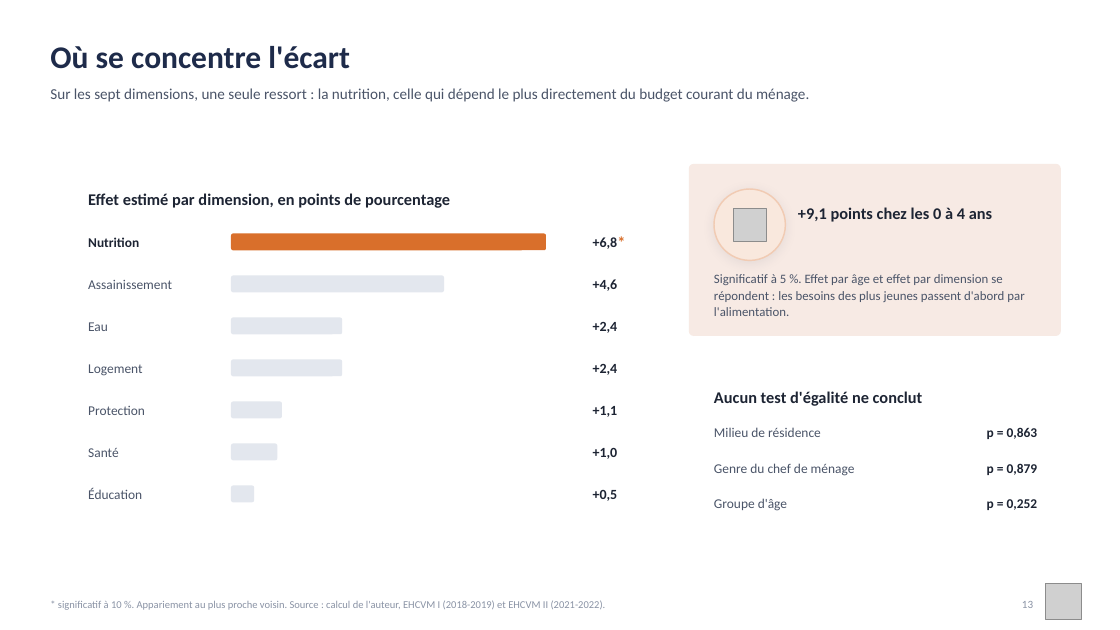
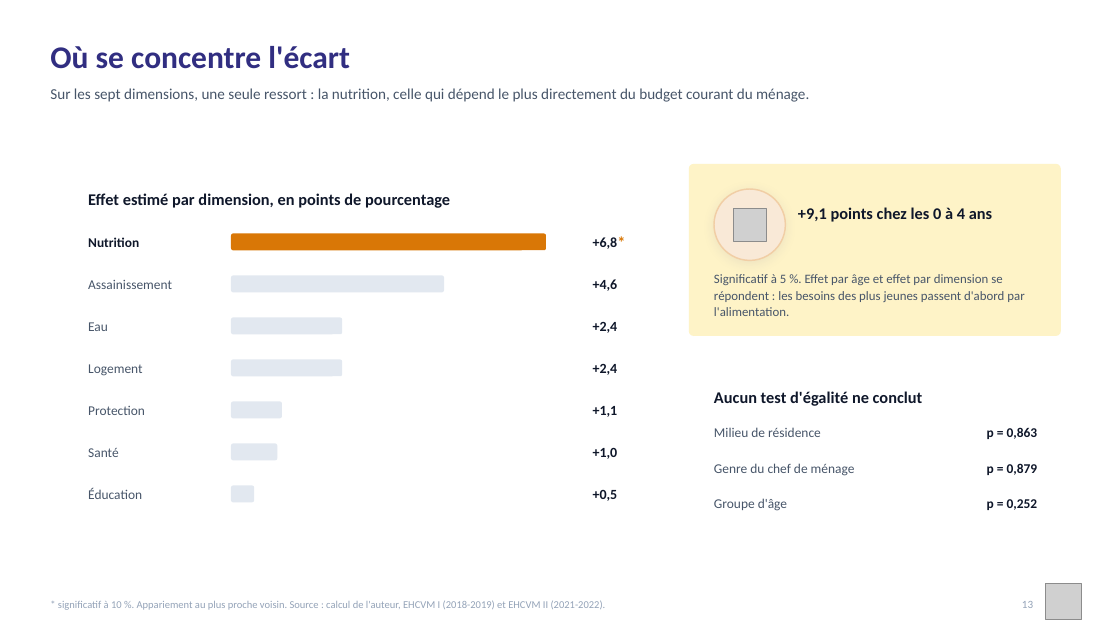
Before and after one commit to JODRAFF9/MEMOIRE, a slide deck: slide 13 of infographie/presentation_infographique.pptx. Drawn at 1120x630 pixels with LibreOffice and Linux fonts; fonts in the diff are those of the drawing; grey boxes stand for pictures. Boxes give left, top, right and bottom in pixels: in the first picture for what was removed or moved away, otherwise in the second. Text is boxed around its words. In the diff, an @@ line names an element or a change of style, - is before the commit and + after.

```diff
--- a/infographie/presentation_infographique.pptx
+++ b/infographie/presentation_infographique.pptx
@@ text "Où se concentre l'écart" at (50,46,350,69): text colour #1E2B4A to #312E81 @@
@@ rounded rectangle at (689,164,1061,336): fill #F7EAE4 to #FEF3C7 @@
@@ ellipse at (714,189,786,260): fill #F9E8DD to #F9E9D7; outline #F1CBB3 1.25 pt to #F1CEA5 1.25 pt; shadow changed @@
@@ text "+9,1 points chez les 0 ..." at (798,207,992,222): text colour #1D2433 to #0F172A @@
@@ rounded rectangle at (231,234,546,250): fill #D96F2B to #D97706 @@
@@ text "*" at (618,229,643,255): text colour #D96F2B to #D97706 @@
@@ text "Significatif à 5 %. Effet ..." at (714,274,1024,316): text colour #4A5468 to #475569 @@
@@ text "* significatif à 10 %. ..." at (58,600,606,610): text colour #8A93A5 to #94A3B8 @@
@@ text "13" at (1022,601,1033,608): text colour #8A93A5 to #94A3B8 @@
```
Also in this commit, not shown: 20 other slides changed, 2 other files.
